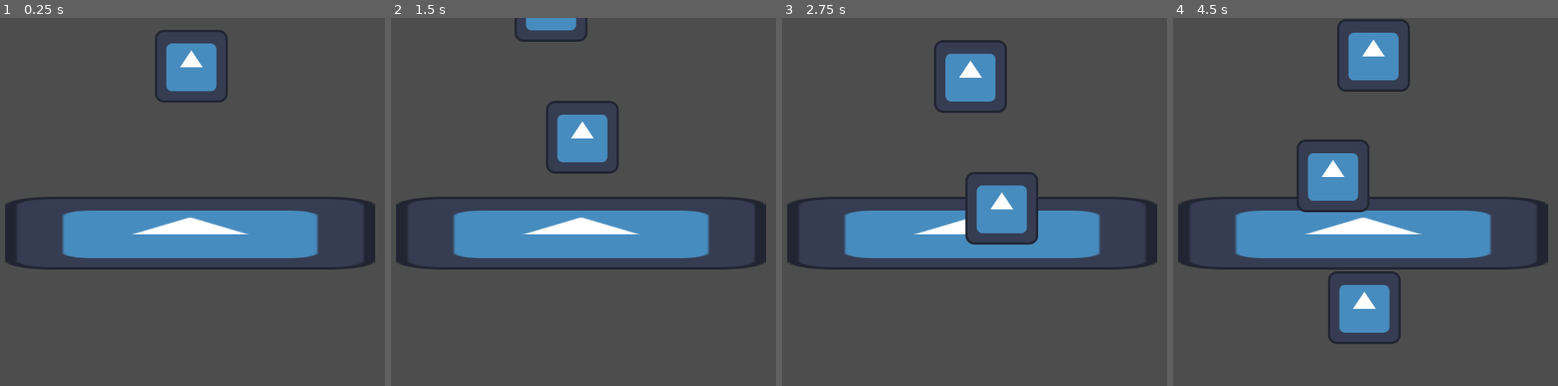
Above: before the commit, frames 1-4 (left to right).
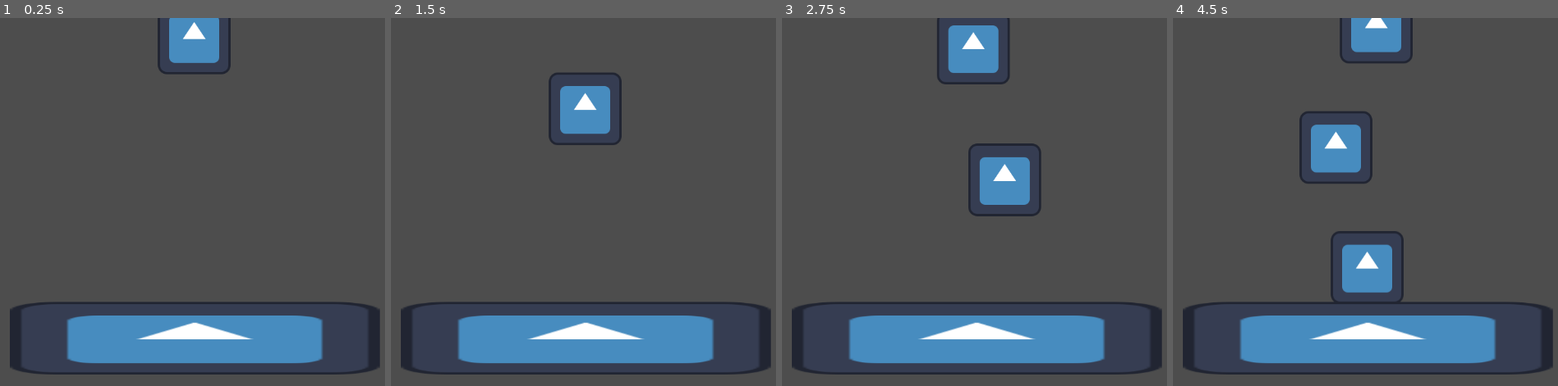
Above: after the commit, the same moments.

Repository: anfray-lapeyre/MADz-GameJam-04-2025
Game: Godot game, scene res://Scenes/Levels/map_test_max.tscn
Two runs of this game, one before a commit and one after it. Both use one fixed random seed, a clock stepped at 60 frames per second and the inputs below. The engine's default icon, where the game draws it, is replaced by a stand-in: a white triangle on a blue panel in a dark square.
Inputs:
- Up to frame 1 (0.25 s): no input
- Up to frame 2 (1.5 s): hold D (move_right) 0.53-1.28 s; hold A (move_left) from 1.28 s (still down)
- Up to frame 3 (2.75 s): release A (move_left) at 2.03 s; hold D (move_right) from 2.03 s (still down)
- Up to frame 4 (4.5 s): release D (move_right) at 3.53 s; hold A (move_left) from 3.53 s (still down)

The runs differ from the first frame. In frame 1, 25% of the frame differs, in the area x 1-99%, y 0-97%; in frame 2, 26%; in frame 3, 26%; in frame 4, 28%.

Commit message:
Fixed physics on exp

Diff:
--- a/the_souls_balance/Scenes/Levels/map_test_max.tscn
+++ b/the_souls_balance/Scenes/Levels/map_test_max.tscn
@@ -8,7 +8,9 @@
 
 [node name="Node2D" type="Node2D"]
 
-[node name="Ground" type="StaticBody2D" parent="."]
+[node name="Ground" type="RigidBody2D" parent="."]
+position = Vector2(3, 235)
+freeze = true
 
 [node name="CollisionShape2D" type="CollisionShape2D" parent="Ground"]
 position = Vector2(-3, 49.5)
@@ -20,6 +22,7 @@
 texture = ExtResource("1_fau7e")
 
 [node name="Camera2D" type="Camera2D" parent="."]
+position = Vector2(-5, 50)
 
 [node name="parent piece" parent="." instance=ExtResource("1_rijgl")]
 position = Vector2(-2, -264)
@@ -29,3 +32,12 @@
 
 [node name="parent piece3" parent="." instance=ExtResource("1_rijgl")]
 position = Vector2(14, -708)
+
+[node name="parent piece4" parent="." instance=ExtResource("1_rijgl")]
+position = Vector2(-51, -955)
+
+[node name="parent piece5" parent="." instance=ExtResource("1_rijgl")]
+position = Vector2(-106, -1187)
+
+[node name="parent piece6" parent="." instance=ExtResource("1_rijgl")]
+position = Vector2(-35, -1399)
--- a/the_souls_balance/Scenes/Objects/Experiences/obj_parent_experience.tscn
+++ b/the_souls_balance/Scenes/Objects/Experiences/obj_parent_experience.tscn
@@ -1,24 +1,24 @@
-[gd_scene load_steps=5 format=3 uid="uid://csvwci44smh26"]
+[gd_scene load_steps=4 format=3 uid="uid://csvwci44smh26"]
 
 [ext_resource type="Texture2D" uid="uid://dp7igmvsk0mcr" path="res://Assets/2D/icon.svg" id="1_7giel"]
 [ext_resource type="Script" path="res://Scripts/Global/scr_parent_experience.gd" id="1_717cv"]
 
 [sub_resource type="RectangleShape2D" id="RectangleShape2D_v1gpg"]
-size = Vector2(126, 126)
-
-[sub_resource type="RectangleShape2D" id="RectangleShape2D_807hs"]
-size = Vector2(128, 128)
+size = Vector2(120, 120)
 
 [node name="parent piece" type="RigidBody2D"]
 script = ExtResource("1_717cv")
 
+[node name="Sprite2D" type="Sprite2D" parent="."]
+texture = ExtResource("1_7giel")
+
 [node name="CollisionShape2D" type="CollisionShape2D" parent="."]
 shape = SubResource("RectangleShape2D_v1gpg")
 
-[node name="Sprite2D" type="Sprite2D" parent="."]
-texture = ExtResource("1_7giel")
+[node name="detect area" type="Area2D" parent="."]
 
-[node name="Area2D" type="Area2D" parent="."]
+[node name="CollisionShape2D" type="CollisionPolygon2D" parent="detect area"]
+position = Vector2(-62, 65)
+polygon = PackedVector2Array(-1, -2, 125, -2, 125, -128, -1, -128, -1, -2, 1, -4, 1, -126, 123, -126, 123, -4, 1, -4)
 
-[node name="CollisionShape2D" type="CollisionShape2D" parent="Area2D"]
-shape = SubResource("RectangleShape2D_807hs")
+[connection signal="body_entered" from="detect area" to="." method="_on_area_2d_body_entered"]
--- a/the_souls_balance/Scripts/Global/scr_parent_experience.gd
+++ b/the_souls_balance/Scripts/Global/scr_parent_experience.gd
@@ -1,27 +1,37 @@
 extends RigidBody2D
 
-@export var ex_fall_speed: float = 100.0 #falling speed of the experience
-@export var ex_horizontal_distance: float = 50 #How much movement from left to right the piece goes when input is pressed
-@export_range(0.0,1.0) var ex_smoothiness_of_transition:=0.5  #Between 0 and 1. 1 no smooth, 0 too smooth
-@export var ex_gravity: float = 300.0 #gravity when player doesn't control the experience anymore
+@export var ex_fall_speed: float = 100.0 # Falling speed when player is in control
+@export var ex_horizontal_distance: float = 50 # horizontal distance when pressing Q and D
+@export_range(0.0, 1.0) var ex_smoothiness_of_transition := 0.5 # Smoothness of the horizontal movement
+@export var ex_gravity: float = 1.0 # How strong is the gravity when you don't controle the experience anymore
 
 var target_position: Vector2
-var is_controlled: bool = true #Var to allow the player to move the experience and activate gravity
+var is_controlled: bool = true
 
-func _ready() -> void: #deactivate gravity when launched
+func _ready() -> void:
 	target_position = global_position
 	gravity_scale = 0.0
 	freeze = true
 
-func _process(delta: float) -> void: #input fonction
+func _physics_process(delta: float) -> void:
 	if is_controlled:
+		# horizontal deplacement on input pressed
 		if Input.is_action_just_pressed("move_left"):
 			target_position.x -= ex_horizontal_distance
 		elif Input.is_action_just_pressed("move_right"):
 			target_position.x += ex_horizontal_distance
+		# Makes the horizontal deplacement smooth
+		global_position.x = lerp(global_position.x, target_position.x, ex_smoothiness_of_transition)
+		# allows the free vertical fall
+		global_position.y += ex_fall_speed * delta
 
-		global_position.x = lerp(global_position.x, target_position.x, ex_smoothiness_of_transition) #Horizontal movement smooth
-		global_position.y += ex_fall_speed * delta #Constant fall
+#Need to separate in two functions because Godot doesn't like to change things while changing physics.
+func _on_area_2d_body_entered(body: Node) -> void:
+	if is_controlled:
+		is_controlled = false
+		call_deferred("_release_control") #To avoid everything happening all at once and yeeting the experiences
 
-func _set_control_to_false(): #Makes the player loose control of the experience
-	pass
+func _release_control(): #DJ makes me lose control
+	freeze = false
+	gravity_scale = ex_gravity
+	print ("release control")
